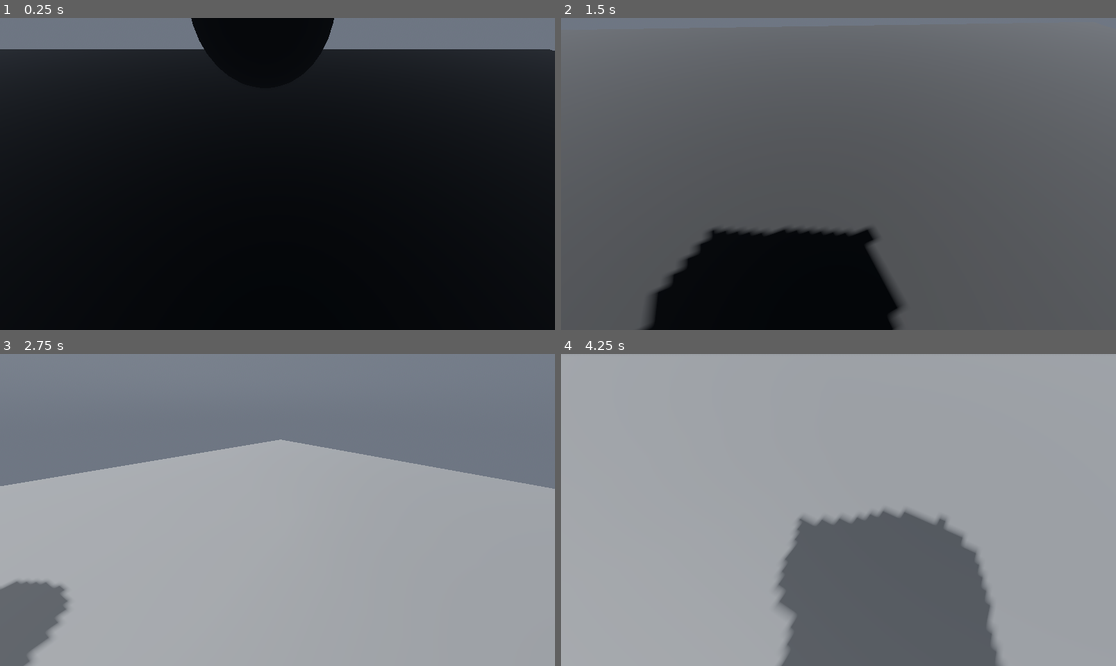
Above: before the commit, frames 1-4 (two rows, left to right).
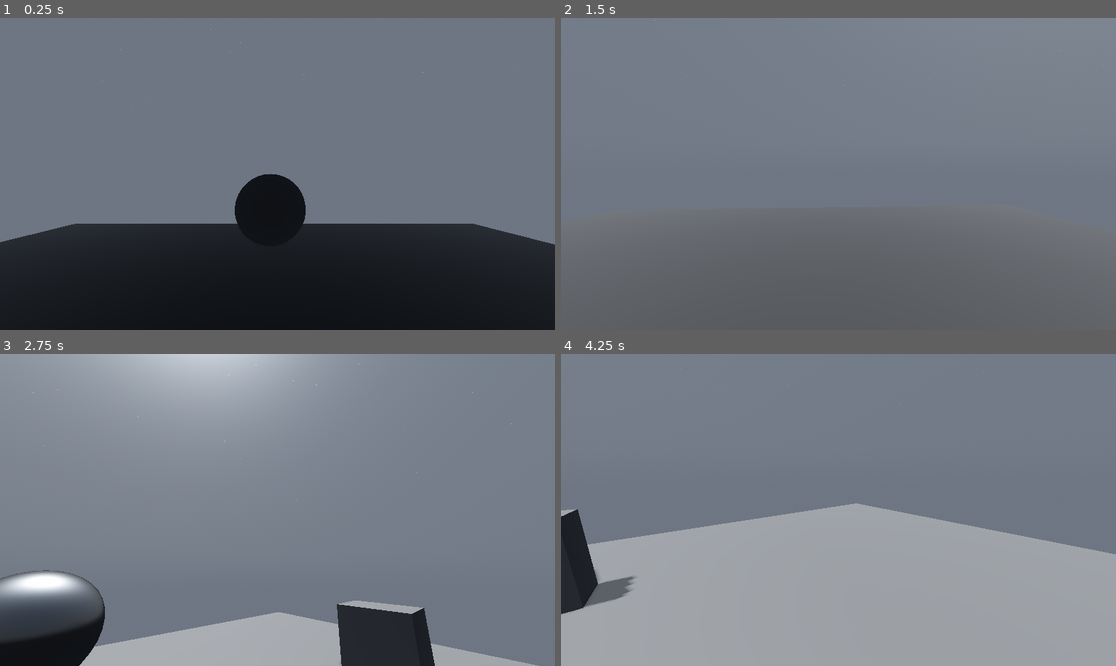
Above: after the commit, the same moments.

Repository: felixjacknife3-hash/SorterMorders
Game: Godot game, scene res://Main.tscn
Two runs of this game, one before a commit and one after it. Both use one fixed random seed, a clock stepped at 60 frames per second and the inputs below.
Inputs (mouse positions are in pixels of both pictures, inside the frame that each line leads up to):
- Up to frame 1 (0.25 s): no input
- Up to frame 2 (1.5 s): move the mouse to (866, 174) at 0.52 s; tap A (A) at 0.6 s; tap Space (Jump) at 0.77 s; tap D (D) at 0.8, 1.35 s; move the mouse to (810, 174) at 1.27 s
- Up to frame 3 (2.75 s): tap Space (Jump) at 1.52 s; tap S (S) at 1.55, 2.1 s; move the mouse to (288, 503) at 2.02 s; hold E (Drag, bound only after the commit) from 2.03 s (still down)
- Up to frame 4 (4.25 s): tap Enter at 2.75 s; move the mouse to (832, 516) at 2.77 s; release E (Drag, bound only after the commit) at 2.78 s; tap E (Drag, bound only after the commit) at 2.85 s; tap Space (Jump) at 3.02, 3.77 s; tap A (A) at 3.05, 3.6 s; move the mouse to (877, 513) at 3.52 s; tap D (D) at 3.8 s

The runs differ from the first frame. In frame 1, 65% of the frame differs, in the area x 0-100%, y 0-79%; in frame 2, 76%, in the area x 0-100%, y 0-100%; in frame 3, 70%; in frame 4, 74%.

Commit message:
made drag

Diff:
--- /dev/null
+++ b/DragBox.tscn
@@ -0,0 +1,18 @@
+[gd_scene format=3 uid="uid://boonuc8sqj4w7"]
+
+[ext_resource type="Script" uid="uid://bc7mkcdfqgoml" path="res://Draggable.gd" id="1_txr1q"]
+
+[sub_resource type="BoxShape3D" id="BoxShape3D_oivvi"]
+size = Vector3(0.6, 1, 1)
+
+[sub_resource type="BoxMesh" id="BoxMesh_oivvi"]
+size = Vector3(0.6, 1, 1)
+
+[node name="DraggableObject" type="RigidBody3D" unique_id=141783747]
+script = ExtResource("1_txr1q")
+
+[node name="CollisionShape3D" type="CollisionShape3D" parent="." unique_id=295390818]
+shape = SubResource("BoxShape3D_oivvi")
+
+[node name="MeshInstance3D" type="MeshInstance3D" parent="." unique_id=306677447]
+mesh = SubResource("BoxMesh_oivvi")
--- /dev/null
+++ b/Draggable.gd
@@ -0,0 +1,12 @@
+extends RigidBody3D
+class_name DraggableObject
+
+
+# Called when the node enters the scene tree for the first time.
+func _ready() -> void:
+	pass # Replace with function body.
+
+
+# Called every frame. 'delta' is the elapsed time since the previous frame.
+func _process(delta: float) -> void:
+	pass
--- a/Main.tscn
+++ b/Main.tscn
@@ -2,6 +2,7 @@
 
 [ext_resource type="PackedScene" uid="uid://dxo43j4m0kq68" path="res://Player.tscn" id="1_glv2v"]
 [ext_resource type="Script" uid="uid://bxi71frbd4yc4" path="res://Environment.gd" id="2_uu6xs"]
+[ext_resource type="PackedScene" uid="uid://boonuc8sqj4w7" path="res://DragBox.tscn" id="3_r0du0"]
 
 [sub_resource type="Gradient" id="Gradient_uu6xs"]
 interpolation_mode = 1
@@ -94,7 +95,7 @@
 [node name="Main" type="Node3D" unique_id=1043340439]
 
 [node name="Player" parent="." unique_id=1751044688 node_paths=PackedStringArray("environment") instance=ExtResource("1_glv2v")]
-transform = Transform3D(1, 0, 0, 0, 0.70710677, 0.70710677, 0, -0.70710677, 0.70710677, 0.1, -0.099999964, 0.1)
+transform = Transform3D(1, 0, 0, 0, 0.99999994, 0, 0, 0, 0.99999994, 0.1, -0.099999964, 0.1)
 environment = NodePath("../Environment")
 
 [node name="World" type="Node3D" parent="." unique_id=2110458245]
@@ -133,3 +134,6 @@
 transform = Transform3D(1, 0, 0, 0, 1, 0, 0, 0, 1, 0, 1, -2.8)
 mesh = SubResource("SphereMesh_trn2v")
 surface_material_override/0 = SubResource("StandardMaterial3D_uu6xs")
+
+[node name="DraggableObject" parent="." unique_id=141783747 instance=ExtResource("3_r0du0")]
+transform = Transform3D(1, 0, 0, 0, 1, 0, 0, 0, 1, 3.5, 0.5, -1.3000001)
--- a/Player.tscn
+++ b/Player.tscn
@@ -16,13 +16,18 @@
 material = SubResource("StandardMaterial3D_xhfnw")
 size = Vector3(1, 0.5, 0.6)
 
-[node name="Player" type="CharacterBody3D" unique_id=1751044688 node_paths=PackedStringArray("head", "light")]
+[sub_resource type="SphereShape3D" id="SphereShape3D_xhfnw"]
+radius = 0.4
+
+[node name="Player" type="CharacterBody3D" unique_id=1751044688 node_paths=PackedStringArray("head", "light", "shapeCast", "dragTo")]
 script = ExtResource("1_xhfnw")
 sprintSpeed = 7.0
 baseSpeed = 4.0
 sens = 1.5
 head = NodePath("Head")
-light = NodePath("Head/SpotLight3D")
+light = NodePath("Head/Light")
+shapeCast = NodePath("Head/DragDetector")
+dragTo = NodePath("Head/DragAt")
 
 [node name="CollisionShape3D" type="CollisionShape3D" parent="." unique_id=607986907]
 transform = Transform3D(1, 0, 0, 0, 1, 0, 0, 0, 1, 0, 1, 0)
@@ -41,7 +46,14 @@
 
 [node name="Cam" type="Camera3D" parent="Head" unique_id=317463938]
 
-[node name="SpotLight3D" type="SpotLight3D" parent="Head" unique_id=1571608150]
+[node name="Light" type="SpotLight3D" parent="Head" unique_id=1571608150]
 shadow_enabled = true
 spot_range = 20.0
 spot_angle = 20.0
+
+[node name="DragDetector" type="ShapeCast3D" parent="Head" unique_id=696554777]
+shape = SubResource("SphereShape3D_xhfnw")
+target_position = Vector3(0, 0, -4)
+
+[node name="DragAt" type="Marker3D" parent="Head" unique_id=190992176]
+transform = Transform3D(1, 0, 0, 0, 1, 0, 0, 0, 1, 0, 0, -2)
--- a/PlayerController.gd
+++ b/PlayerController.gd
@@ -18,6 +18,9 @@
 @export var environment: TimedEnvironment
 @export_subgroup("Light")
 @export var light: SpotLight3D
+@export_subgroup("Drag")
+@export var shapeCast: ShapeCast3D
+@export var dragTo: Marker3D
 
 var speed: float = 3
 var jumps = 0
@@ -36,6 +39,15 @@
 
 func _physics_process(delta: float) -> void:
 	light.visible = not environment.day
+
+	for i in shapeCast.get_collision_count():
+		var collider = shapeCast.get_collider(i)
+		if collider is DraggableObject:
+			if Input.is_action_pressed("Drag"):
+				collider.global_position = dragTo.global_position
+			elif Input.is_action_just_released("Drag"):
+				applyPostDropVelocity(collider, 6, 1.5)
+
 	#Pause Region
 	#region
 	#Leave Captured Mouse Mode
@@ -84,3 +96,8 @@
 	#endregion
 
 	move_and_slide()
+
+func applyPostDropVelocity(collider: DraggableObject, reapplyAmount: int, multi: float):
+	for i in range(reapplyAmount):
+		collider.linear_velocity = (collider.global_position - dragTo.global_position) * multi
+		await get_tree().create_timer(0.08).timeout
--- a/project.godot
+++ b/project.godot
@@ -52,6 +52,11 @@
 "events": [Object(InputEventKey,"resource_local_to_scene":false,"resource_name":"","device":-1,"window_id":0,"alt_press …(195 unchanged characters)…
 ]
 }
+Drag={
+"deadzone": 0.2,
+"events": [Object(InputEventKey,"resource_local_to_scene":false,"resource_name":"","device":-1,"window_id":0,"alt_pressed":false,"shift_pressed":false,"ctrl_pressed":false,"meta_pressed":false,"pressed":false,"keycode":0,"physical_keycode":69,"key_label":0,"unicode":101,"location":0,"echo":false,"script":null)
+]
+}
 
 [physics]
 
Not shown, added: Draggable.gd.uid
